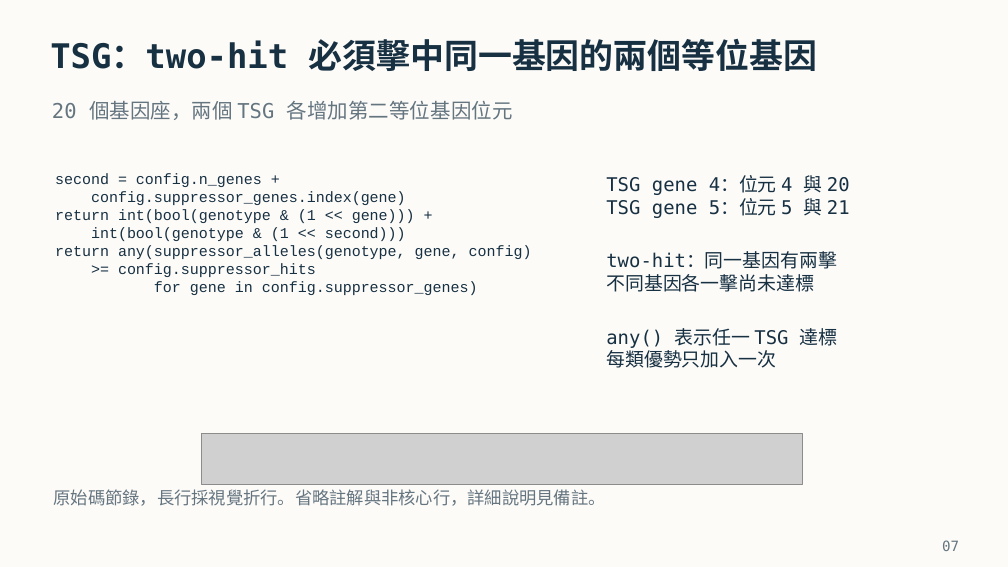
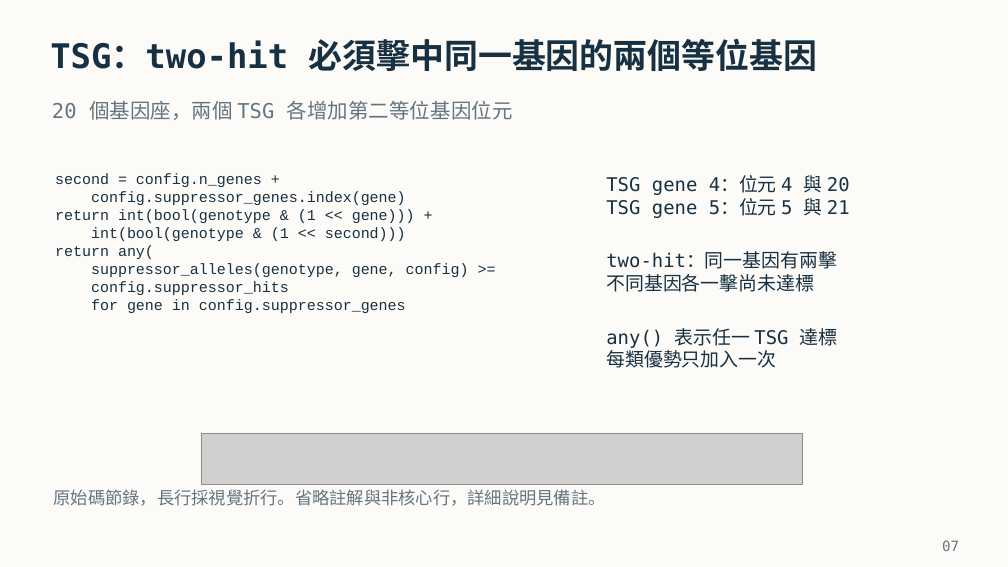
Before and after one commit to astcgt/bme6120-tumor-modeling, a slide deck: slide 7 of outputs/presentations/tumor_markov_code_results_zh_tw_v10.pptx. Drawn at 1008x567 pixels with LibreOffice and Linux fonts; fonts in the diff are those of the drawing; grey boxes stand for pictures. Boxes give left, top, right and bottom in pixels: in the first picture for what was removed or moved away, otherwise in the second. Text is boxed around its words. In the diff, an @@ line names an element or a change of style, - is before the commit and + after.

Commit message:
Reformat Python sources for readability with black
- Split long expressions one argument or condition per line (black, settings
  in pyproject.toml); long figure captions become concatenated strings.
- Chained conditionals use a one-condition-per-line layout; the gene-label
  ternary chain becomes a small helper and the therapy kill uses if/else.
- Behavior unchanged: tests pass and every regenerated CSV and PNG is
  byte-identical.
- Re-map the deck's code-excerpt line ranges and rebuild v10 with the new layout.

```diff
--- a/outputs/presentations/tumor_markov_code_results_zh_tw_v10.pptx
+++ b/outputs/presentations/tumor_markov_code_results_zh_tw_v10.pptx
@@ text at box(55, 245, 469, 313): text changed @@
-return any(suppressor_alleles(genotype, gene, config)
->= config.suppressor_hits
-for gene in config.suppressor_genes)
+return any(
+suppressor_alleles(genotype, gene, config) >=
+config.suppressor_hits
+for gene in config.suppressor_genes
```
Also in this commit, not shown: 8 other slides changed, 16 other files.
